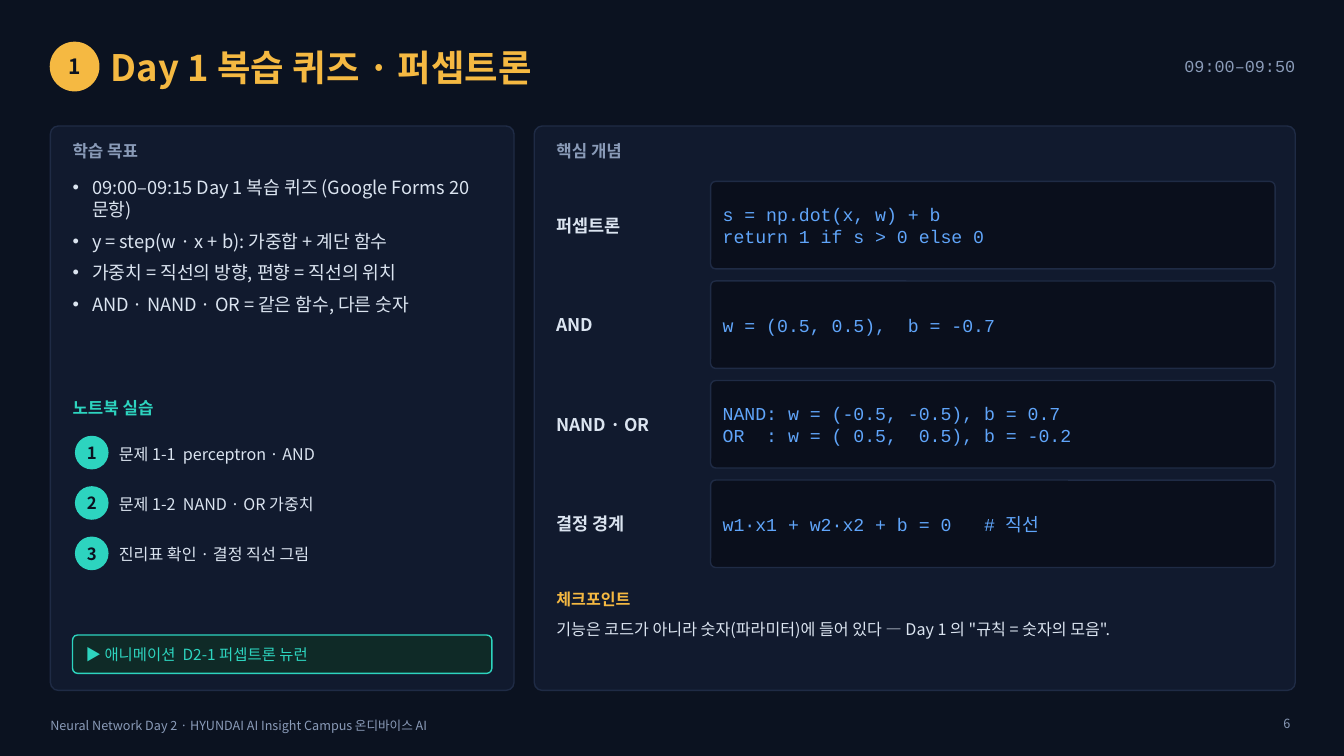
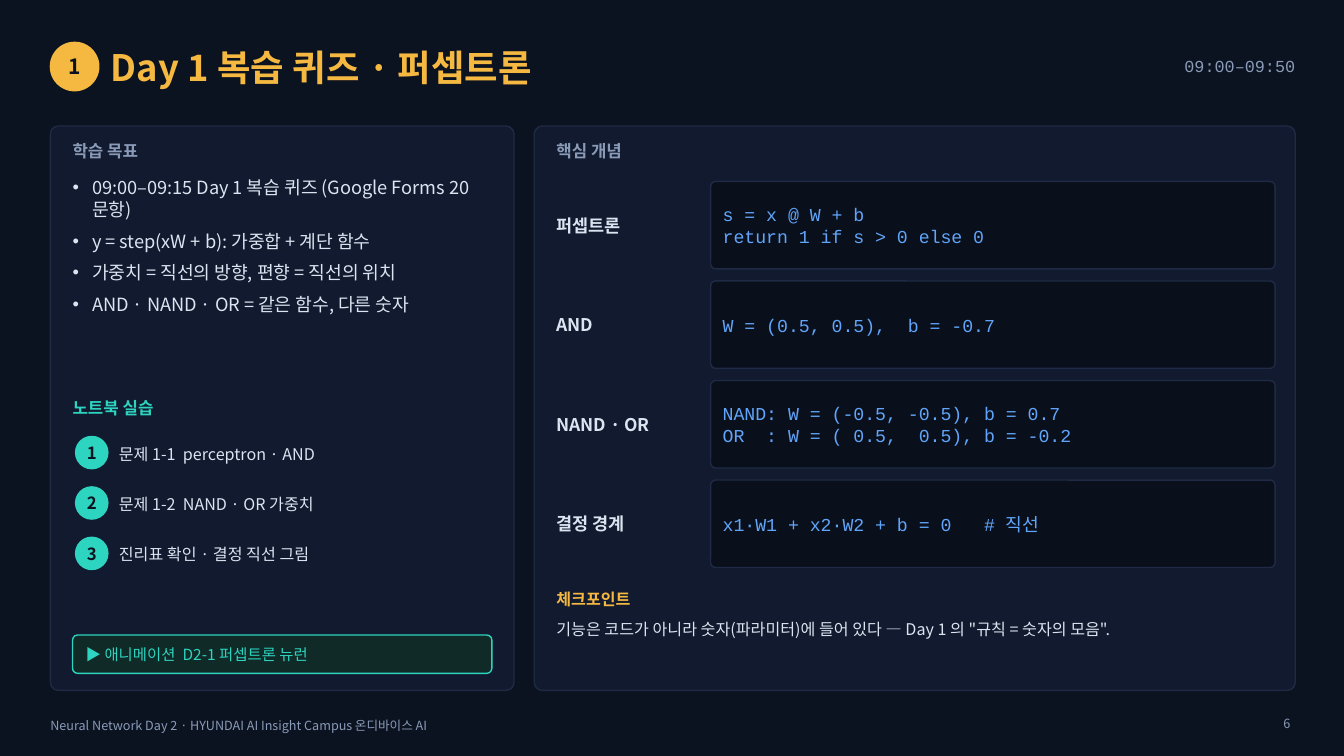
Before and after one commit to imguru-mooc/AI_CAMPUS, a slide deck: slide 6 of NN-day2/NN_Day2.pptx. Drawn at 1344x756 pixels with LibreOffice and Linux fonts; fonts in the diff are those of the drawing. Boxes give left, top, right and bottom in pixels: in the first picture for what was removed or moved away, otherwise in the second. Text is boxed around its words. In the diff, an @@ line names an element or a change of style, - is before the commit and + after.

```diff
--- a/NN-day2/NN_Day2.pptx
+++ b/NN-day2/NN_Day2.pptx
@@ text at [723, 208, 864, 221]: text changed @@
-s = np.dot(x, w) + b
+s = x @ W + b
@@ text at [92, 232, 370, 252]: text changed @@
-• y = step(w · x + b): 가중합 + 계단 함수
+• y = step(xW + b): 가중합 + 계단 함수
@@ text at [723, 319, 995, 336]: text changed @@
-w = (0.5, 0.5), b = -0.7
+W = (0.5, 0.5), b = -0.7
@@ text at [723, 407, 1072, 446]: text changed @@
-NAND: w = (-0.5, -0.5), b = 0.7
-OR : w = ( 0.5, 0.5), b = -0.2
+NAND: W = (-0.5, -0.5), b = 0.7
+OR : W = ( 0.5, 0.5), b = -0.2
@@ text at [723, 516, 1039, 533]: text changed @@
-w1·x1 + w2·x2 + b = 0 # 직선
+x1·W1 + x2·W2 + b = 0 # 직선
```
Also in this commit, not shown: 6 other slides changed, 4 other files.
